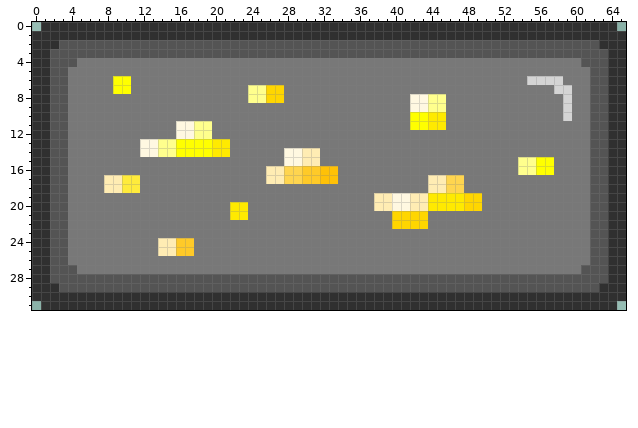
Sprite sheet, stored at resources/images/themes/minecraft/blocks/block4.png. The picture above is the old version.
The file is 66x32 pixels.
The result:
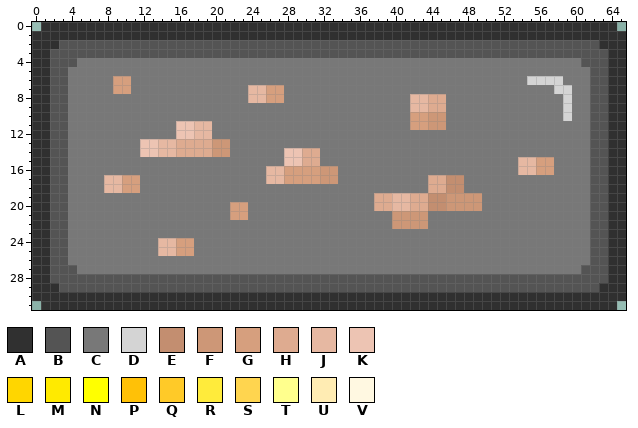
Palette (. is transparent): A #303030  B #545454  C #787878  D #d4d4d4  E #c38e70  F #cd9777  G #d69f7e  H #deab90  J #e6b8a2  K #edc4b3  L #ffd600  M #ffea00  N #ffff00  P #ffc107  Q #ffca28  R #ffeb3b  S #ffd54f  T #ffff8d  U #ffecb3  V #fff8e1
The edit:
y 6: x 9..10 NN -> GG
y 7: x 9..10 NN -> GG; x 24..27 TTLL -> JJGG
y 8: x 24..27 TTLL -> JJGG; x 42..45 VVTT -> JJHH
y 9: x 42..45 VVTT -> JJHH
y 10: x 42..45 NNMM -> GGFF
y 11: x 16..19 VVTT -> KKJJ; x 42..45 NNMM -> GGFF
y 12: x 16..19 VVTT -> KKJJ
y 13: x 12..21 VVTTNNNNMM -> KKJJHHHHFF
y 14: x 12..21 VVTTNNNNMM -> KKJJHHHHFF; x 28..31 VVUU -> KKHH
y 15: x 28..31 VVUU -> KKHH; x 54..57 TTNN -> JJGG
y 16: x 26..33 UUSSQQPP -> JJGGGGFF; x 54..57 TTNN -> JJGG
y 17: x 8..11 UURR -> JJGG; x 26..33 UUSSQQPP -> JJGGGGFF; x 44..47 UUSS -> HHEE
y 18: x 8..11 UURR -> JJGG; x 44..47 UUSS -> HHEE
y 19: x 38..49 UUVVUUMMMMLL -> HHJJHHEEFFFF
y 20: x 22..23 MM -> GG; x 38..49 UUVVUUMMMMLL -> HHJJHHEEFFFF
y 21: x 22..23 MM -> GG; x 40..43 LLLL -> FFFF
y 22: x 40..43 LLLL -> FFFF
y 24..25: x 14..17 UUQQ -> JJGG
